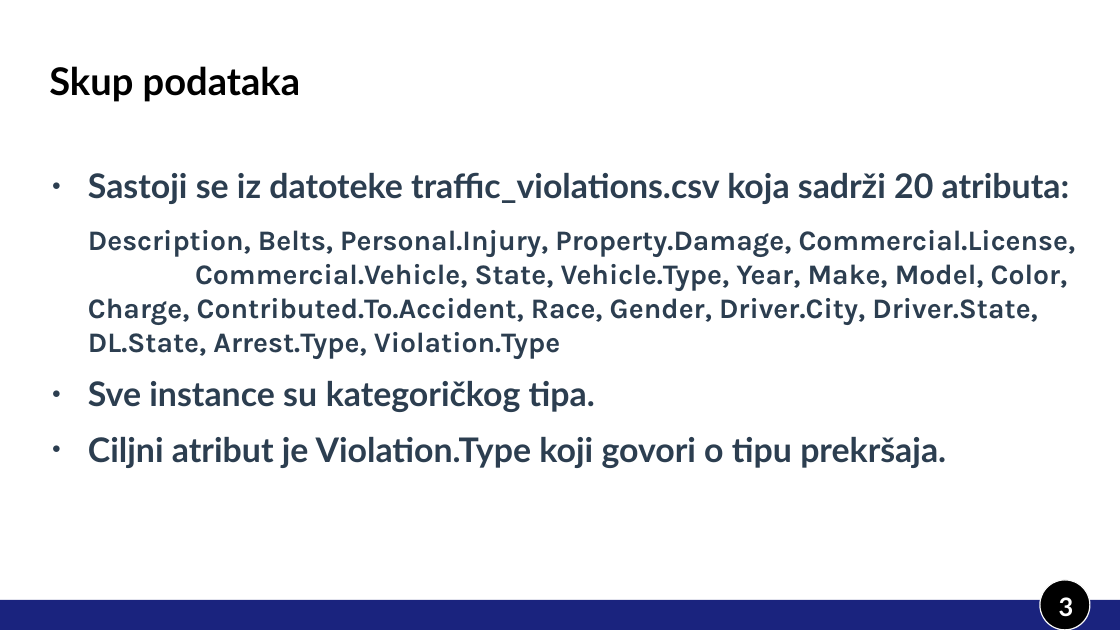
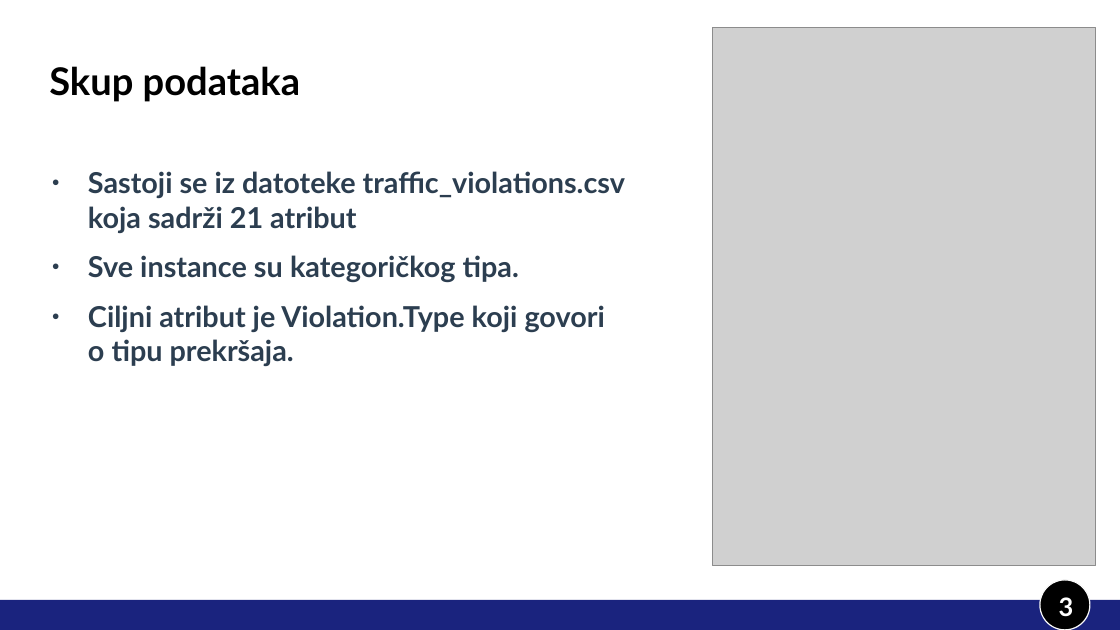
Before and after one commit to StefanJevtic63/2023_Data_Mining_Traffic_violations_Dataset, a slide deck: slide 3 of prezentacija.odp. Drawn at 1120x630 pixels with LibreOffice and Linux fonts; fonts in the diff are those of the drawing; grey boxes stand for pictures. Boxes give left, top, right and bottom in pixels: in the first picture for what was removed or moved away, otherwise in the second. Text is boxed around its words. In the diff, an @@ line names an element or a change of style, - is before the commit and + after.

```diff
--- a/prezentacija.odp
+++ b/prezentacija.odp
@@ picture added at [712,27,1097,566] @@
@@ text at [88,171,625,233]: text changed; size 20 to 20.4 pt; font Karla to Lato @@
-● Sastoji se iz datoteke traffic_violations.csv koja sadrži 20 atributa:
-  Description, Belts, Personal.Injury, Property.Damage, Commercial.License, Commercial.Vehicle, State, Vehicle.Type, Year, Make, Model, Color, Charge, Contributed.To.Accident, Race, Gender, Driver.City, Driver.State, DL.State, Arrest.Type, Violation.Type
+● Sastoji se iz datoteke traffic_violations.csv
+  koja sadrži 21 atribut
@@ text at [88,255,605,366]: size 24 to 20.4 pt in "Sve instance su kategoričkog tipa.", "Ciljni atribut je Violation.Type koji govori o ..." @@
```
Also in this commit, not shown: 4 other slides changed, 1 slide added, 1 slide removed, 22 other files.
